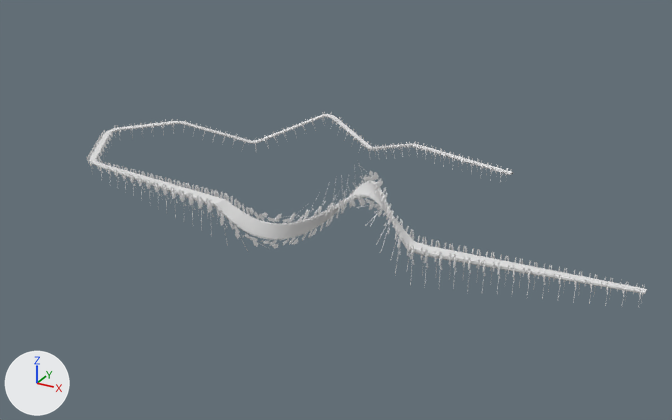
A saved change to the Blender file Requiem/Assets/Resources/GenericModels/Sprial.blend.
One viewpoint serves both versions: a camera (50 mm lens) standing at (952.0, -1353.0, 686.0) and looking at (120.0, 160.0, -71.0). Every picture has the same lights, and +X, +Y and +Z are marked at lower left.
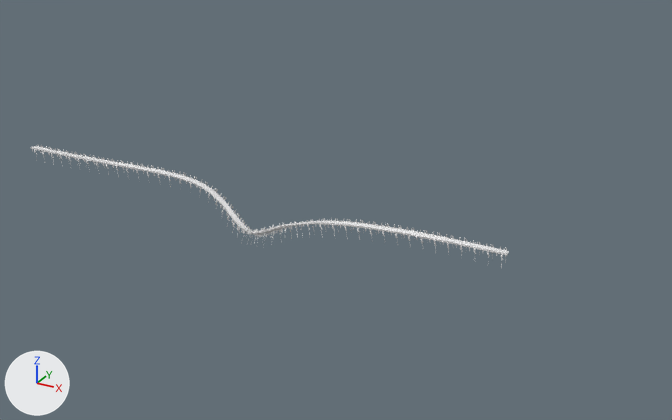
Diff of the bpy script that builds the scene:
```diff
--- a/Requiem/Assets/Resources/GenericModels/Sprial.blend.py
+++ b/Requiem/Assets/Resources/GenericModels/Sprial.blend.py
@@ mat_material_001 @@
+mat_material_001 = principled_material('Material.001')
+mat_material_001.base_color = (0.8, 0.8, 0.8)  # white #e7e7e7
@@ mat_material @@
+mat_material = principled_material('Material')
+mat_material.base_color = (0.8, 0.8, 0.8)  # white #e7e7e7
@@ me_plane @@
 # used by ob_plane; location = (0.0, -24.0, 0.0)
-me_plane.from_pydata(...)  # 258 vertices, 219 faces; spans x -12.0..12.0, y -13.6..0.0, z -26.3..3.5
+me_plane.from_pydata(...)  # 125 vertices, 108 faces; spans x -12.0..12.0, y -13.6..0.0, z -26.3..3.5
+# me_plane part 1
+# 140 vertices are removed from x -12.0..12.0, y -6.5..0.0, z -3.8..-1.4
+# 120 faces are deleted
+# 14 vertices in x -12.0..12.0, y -5.3..-5.2, z 0.1 move by (0.0, 0.0, 1.3)
+# 7 vertices in x -12.0..12.0, y -5.3, z 0.0 move by (0.0, -0.2, -1.8)
+# 7 vertices in x -12.0..12.0, y -6.5, z -0.3 move by (0.0, 2.8, -2.9)
+# 7 new vertices lie (0.0, 3.7, -0.4) away from vertices in x -12.0..12.0, y -6.5, z -0.3
+# 9 new faces join them, mat_material (white #e7e7e7)
+me_plane.materials.append(mat_material)  # white #e7e7e7
+me_plane.materials.append(mat_material_001)  # white #e7e7e7
@@ cu_nurbspath @@
 cu_nurbspath.dimensions = '3D'
-_sp = cu_nurbspath.splines.new('NURBS'); _sp.points.add(10)
-_sp.points.foreach_set('co', [401.2, 332.0, 0.0, 1.0, 166.0, 391.6, 0.0, 1.0, 48.39, 421.3, -39.08, 1.0, -69.23, 451.1, 11.79, 1.0, -210.9, 362.9, -53.97, 1.0, -352.6, 274.6, 0.0, 1.0, -443.8, 166.0, 0.0, 1.0, -352.6, 12.55, 0.0, 1.0, 2.594, 0.0, 0.0, 1.0, 387.6, 0.0, 0.0, 1.0, 772.8, 0.0, 0.0, 1.0])
-_sp.points.foreach_set('radius', [1.0, 1.0, 1.0, 1.0, 1.0, 1.0, 1.0, 1.0, 2.43, 2.43, 1.0])
-_sp.points.foreach_set('tilt', [0.0, 0.0, 0.0, 0.0, 0.0, 0.0, 0.0, 0.0, 0.0, 6.283, 6.283])
-_sp.order_u = 2
+_sp = cu_nurbspath.splines.new('NURBS'); _sp.points.add(6)
+_sp.points.foreach_set('co', [-529.3, 0.0, 0.0, 1.0, -222.5, 0.0, 0.0, 1.0, -111.3, 96.09, 0.0, 1.0, 0.0, 0.0, -160.5, 1.0, 111.3, -68.58, 0.0, 1.0, 222.5, 0.0, 0.0, 1.0, 529.3, 0.0, 0.0, 1.0])
+_sp.points.foreach_set('tilt', [0.0, 0.0, 0.873, 0.0, -0.873, 1.472, 0.573])
+_sp.order_u = 5
 _sp.order_v = 0
@@ ob_plane @@
 ob_plane = bpy.data.objects.new('Plane', me_plane)
-ob_plane.location = (0.0, -24.0, 0.0)
+ob_plane.location = (0.0, 0.0, 0.0)
 _m = ob_plane.modifiers.new('Mirror', 'MIRROR')
```

Pixel boxes [x1, y1, x2, y2] of what changed, in the pictures (672 x 420 px):
'Plane', reshaped, moved (15% narrower, 37% shorter): before [87, 112, 647, 308]; after [31, 145, 509, 268]
part 1 of me_plane, cut back: before [89, 116, 647, 294]; after [46, 146, 508, 255]
